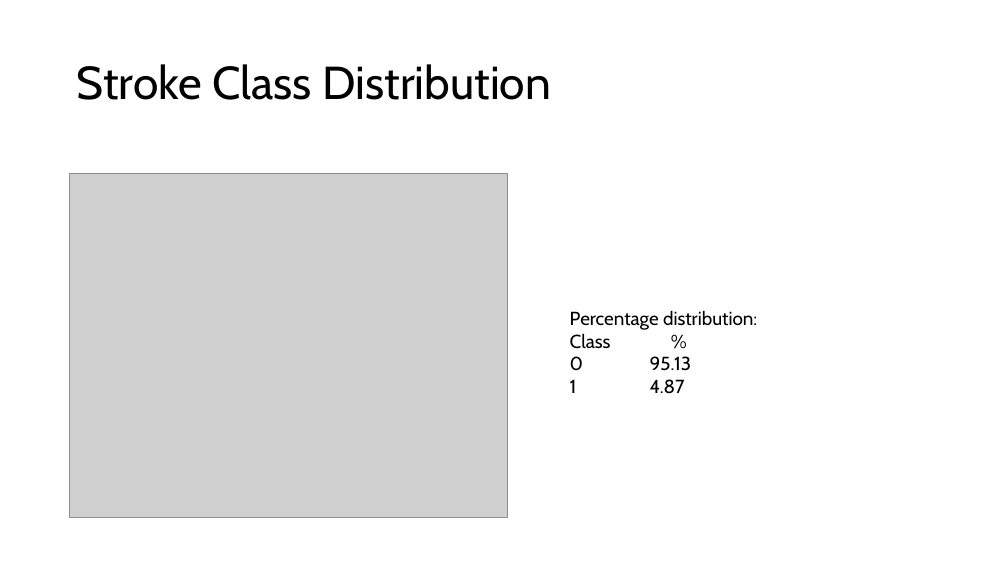
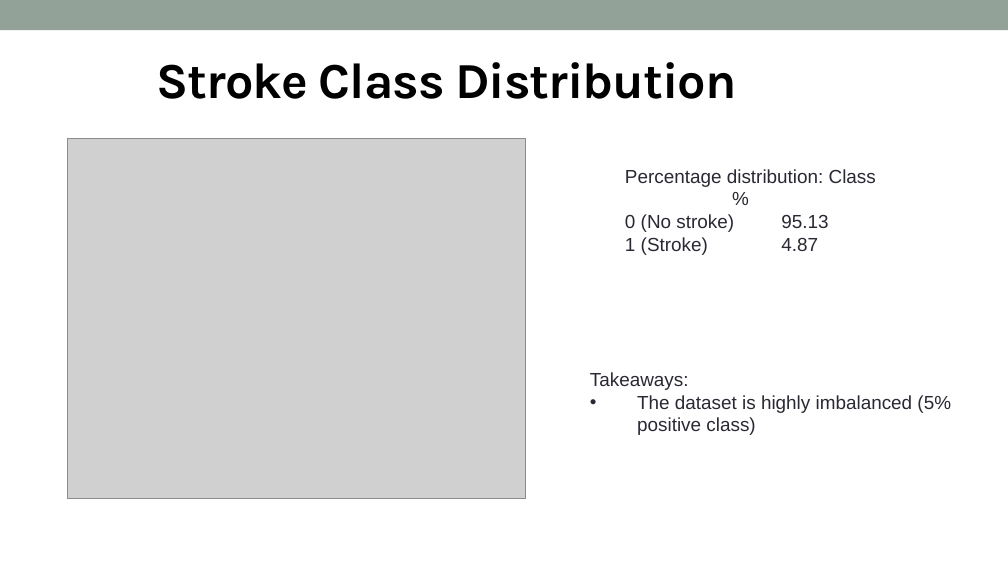
Before and after one commit to adnt01/stroke_factors_analysis, a slide deck: slide 5 of report_and_presentation/Cohort8_DS3_Presentation.pptx. Drawn at 1008x567 pixels with LibreOffice and Linux fonts; fonts in the diff are those of the drawing; grey boxes stand for pictures. Boxes give left, top, right and bottom in pixels: in the first picture for what was removed or moved away, otherwise in the second. Text is boxed around its words. In the diff, an @@ line names an element or a change of style, - is before the commit and + after.

Commit message:
Update Presentation fixed date, added text for correlation

```diff
--- a/report_and_presentation/Cohort8_DS3_Presentation.pptx
+++ b/report_and_presentation/Cohort8_DS3_Presentation.pptx
@@ rectangle added at [0, 0, 1008, 30], fill #93A299 @@
@@ text "Stroke Class Distribution": place and size @@
-text "Stroke Class Distribution" at [77, 64, 551, 100]
+text "Stroke Class Distribution" at [157, 62, 736, 99]
@@ text "Stroke Class Distribution" at [157, 62, 736, 99]: size 44 to 48 pt, font Cabin to Karla, letter spacing 0 to -1 pt, bold on; alignment left to centre; line spacing 0.9 to 1; vertical alignment middle to top @@
@@ picture: place and size @@
-picture at [70, 173, 508, 517]
+picture at [67, 138, 526, 498]
@@ text "Percentage distribution: Class %": place and size @@
-text "Percentage distribution: Class %" at [570, 310, 757, 394]
+text "Percentage distribution: Class %" at [625, 169, 876, 255]
@@ text at [625, 169, 876, 187]: font Cabin to Arial, text colour #000000 to #292934 in "Percentage distribution: Class %" @@
@@ text at [625, 214, 828, 255]: text changed; font Cabin to Arial; text colour #000000 to #292934 @@
-0 95.13
-1 4.87
+0 (No stroke) 95.13
+1 (Stroke) 4.87
@@ text added at [590, 372, 951, 435], 18 pt, text #292934 @@
+Takeaways:
+• The dataset is highly imbalanced (5% positive class)
```
Also in this commit, not shown: 13 other slides changed, 7 slides added, 6 slides removed.
